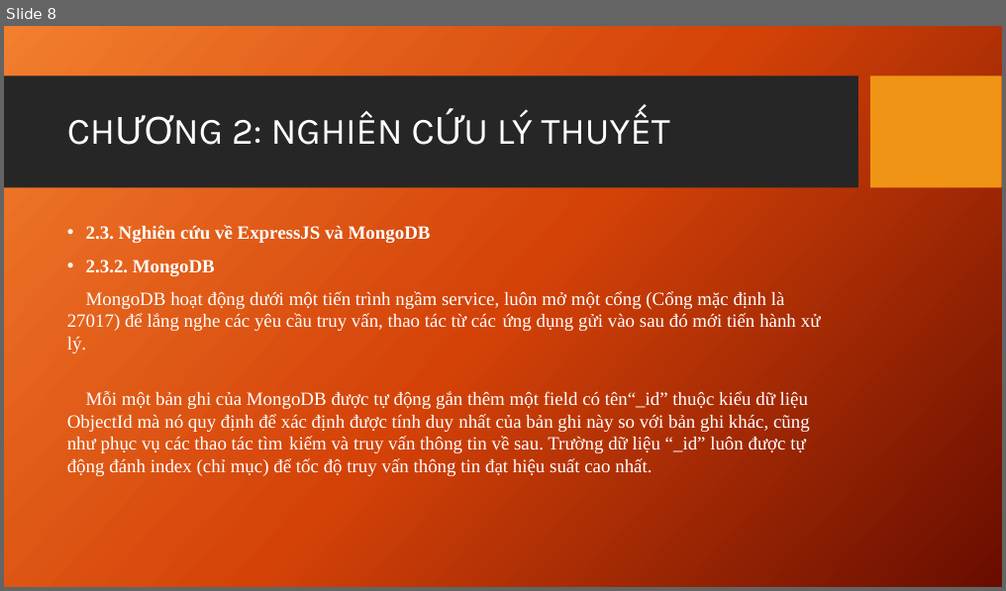
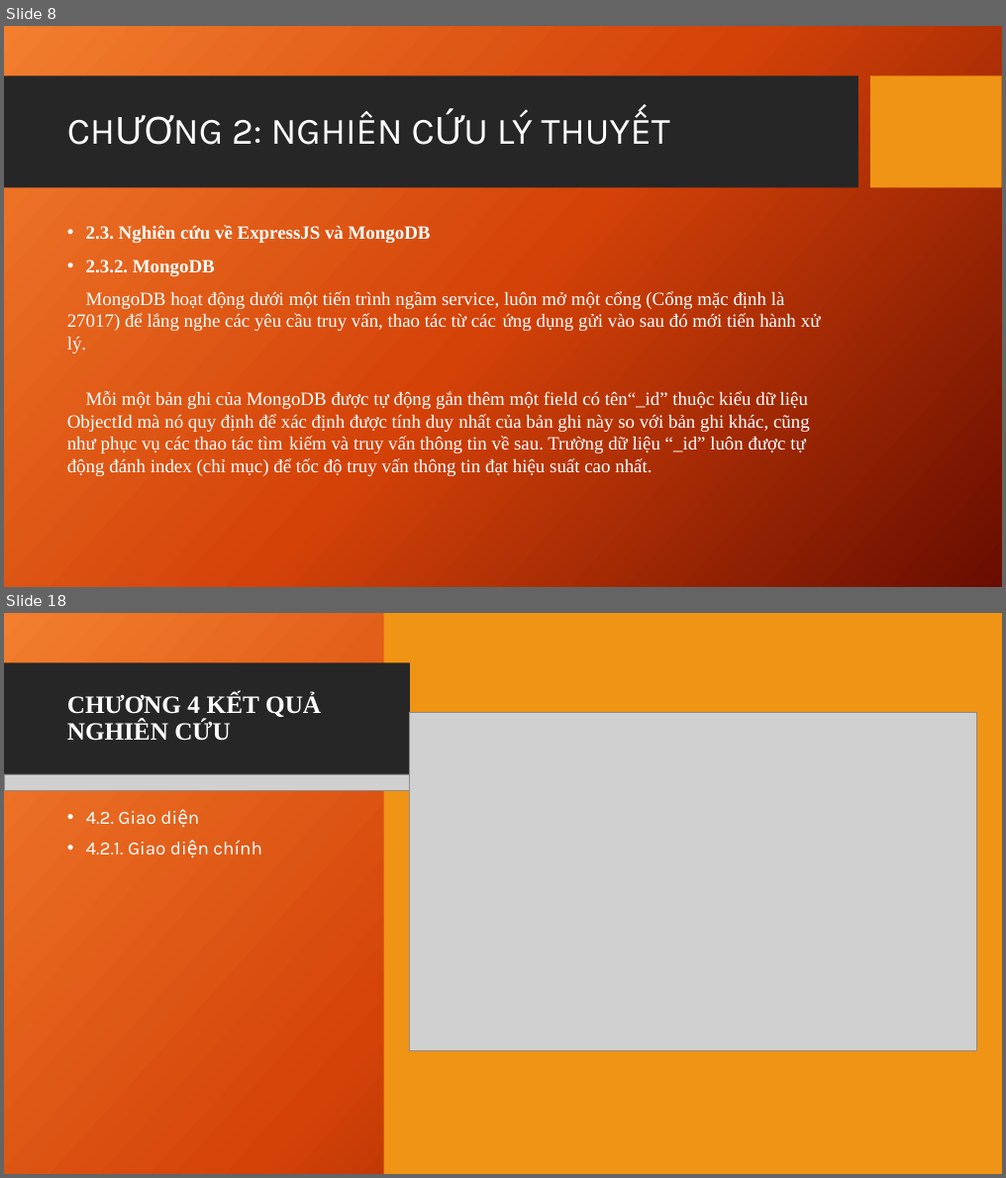
Before and after one commit to SichithienDa21tta/ChiaSeXE, a slide deck: thesis/abs/CSN-DA21TTA-Sỉ Chí Thiện-110121107-Chia sẻ xe cho giảng viên.pptx. Shown one above the other, each under a label of ours: slide 8 before the commit, slides 8 and 18 after it; the slides between them are not shown. The pictures are 1006x591 and 1006x1178 pixels, drawn with LibreOffice and Linux fonts; fonts in the diff are those of the drawing; grey boxes stand for pictures; background and template pictures are left out. Boxes give left, top, right and bottom in pixels: in the first picture for what was removed or moved away, otherwise in the second. Text is boxed around its words. In the diff, an @@ line names an element or a change of style, - is before the commit and + after.

```diff
--- a/thesis/abs/CSN-DA21TTA-Sỉ Chí Thiện-110121107-Chia sẻ xe cho giảng viên.pptx
+++ b/thesis/abs/CSN-DA21TTA-Sỉ Chí Thiện-110121107-Chia sẻ xe cho giảng viên.pptx
@@ slide 18 added at [4, 613, 1002, 1174], background picture (left out); not listed: 2 template elements that a slide beside it also shows @@
@@ rectangle added at [4, 613, 1002, 1174], fill gradient #F18031 to #D54209 to #6A0D00 @@
@@ rectangle added at [383, 613, 1002, 1174], fill #F09415 @@
@@ rectangle added at [4, 663, 410, 775], fill #262626 @@
@@ title added at [67, 693, 321, 741], 24 pt, text #FFFFFF, bold @@
+CHƯƠNG 4 KẾT QUẢ NGHIÊN CỨU
@@ picture added at [410, 713, 977, 1051] @@
@@ picture added at [4, 774, 410, 790] @@
@@ text added at [86, 811, 262, 856], 18 pt, text #FFFFFF @@
+• 4.2. Giao diện
+• 4.2.1. Giao diện chính
```
Also in this commit, not shown: 2 slides changed, 17 other slides added.
